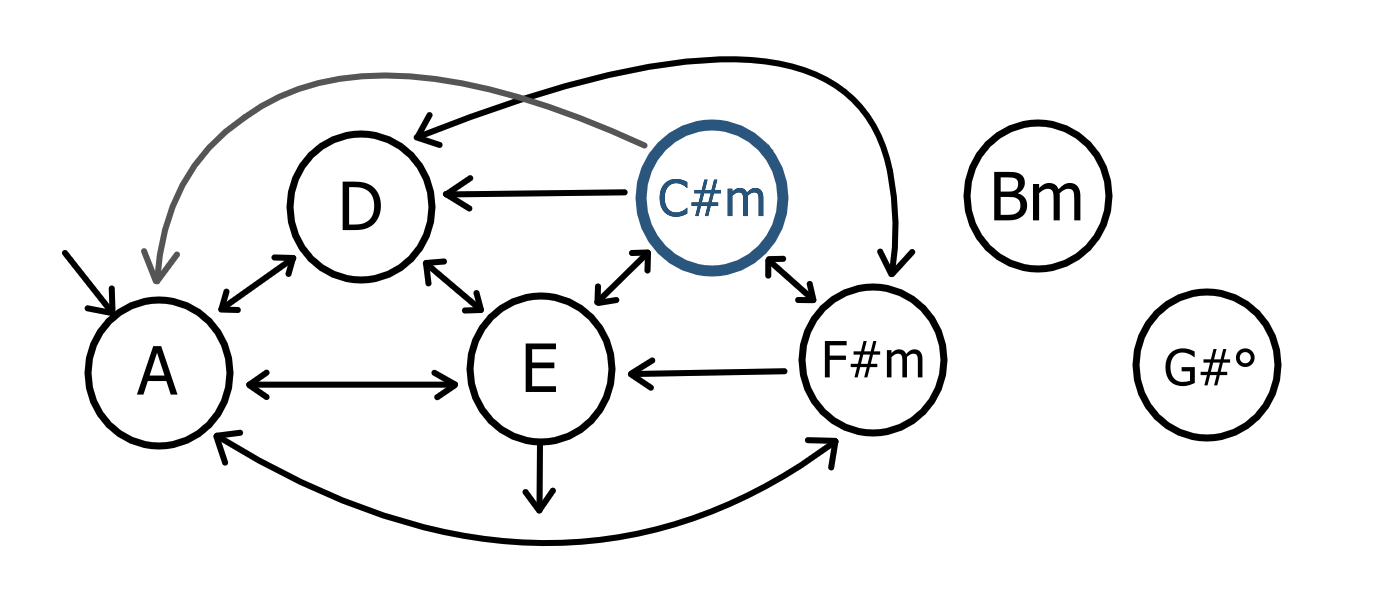
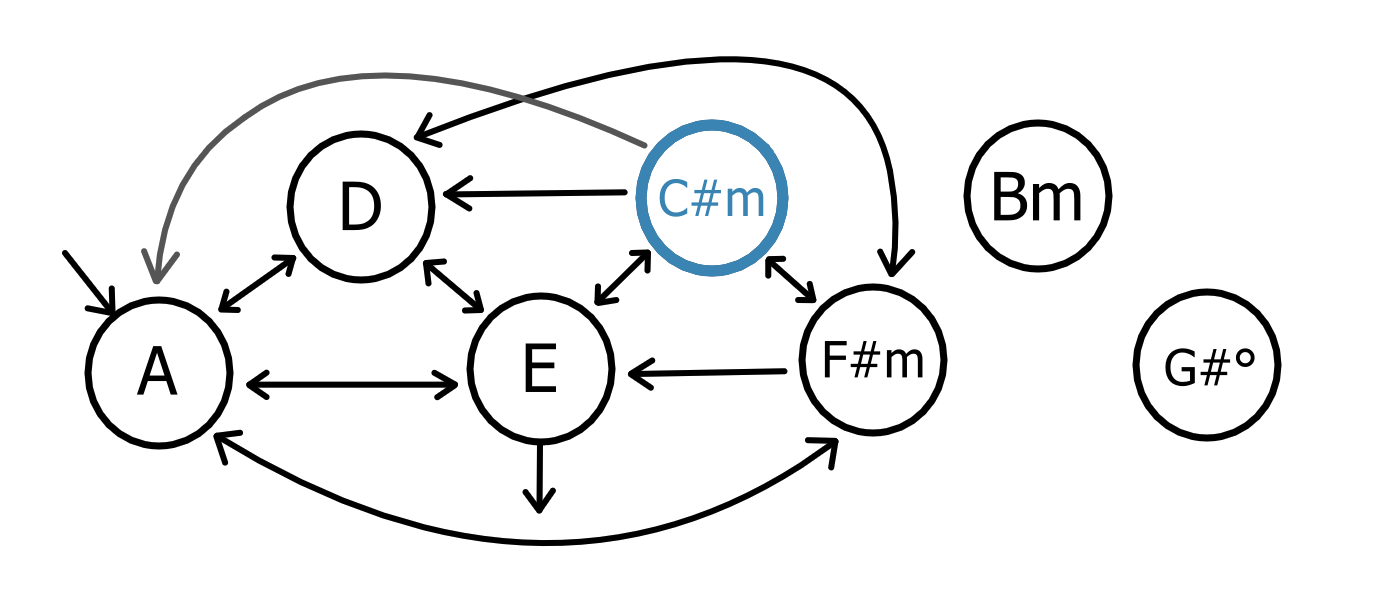
Layered file, before and after one edit (1400x600). Changes by layer:
painted on "Ring" (3rd of 7, in "5" › "Unselected") over bbox(704, 248, 771, 277)
painted on "Paint Layer 2" (4th of 7, in "4" › "Selected") over bbox(635, 119, 789, 277)
hid group "Unselected" (4th of 7, in "4") (3 layers) over bbox(635, 119, 789, 277)
painted on "Ring" (4th of 7, in "4" › "Unselected") over bbox(635, 119, 789, 277)
painted on "Paint Layer 3" over bbox(635, 119, 789, 277)
